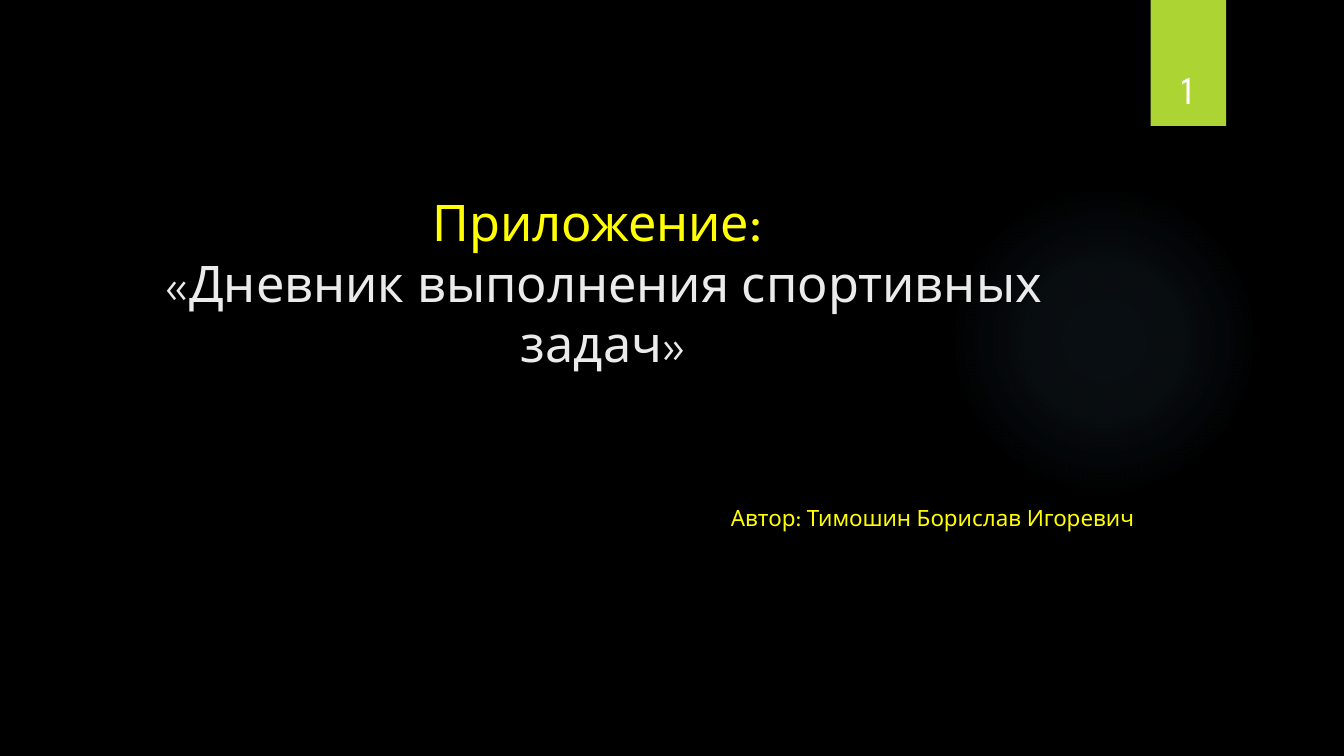
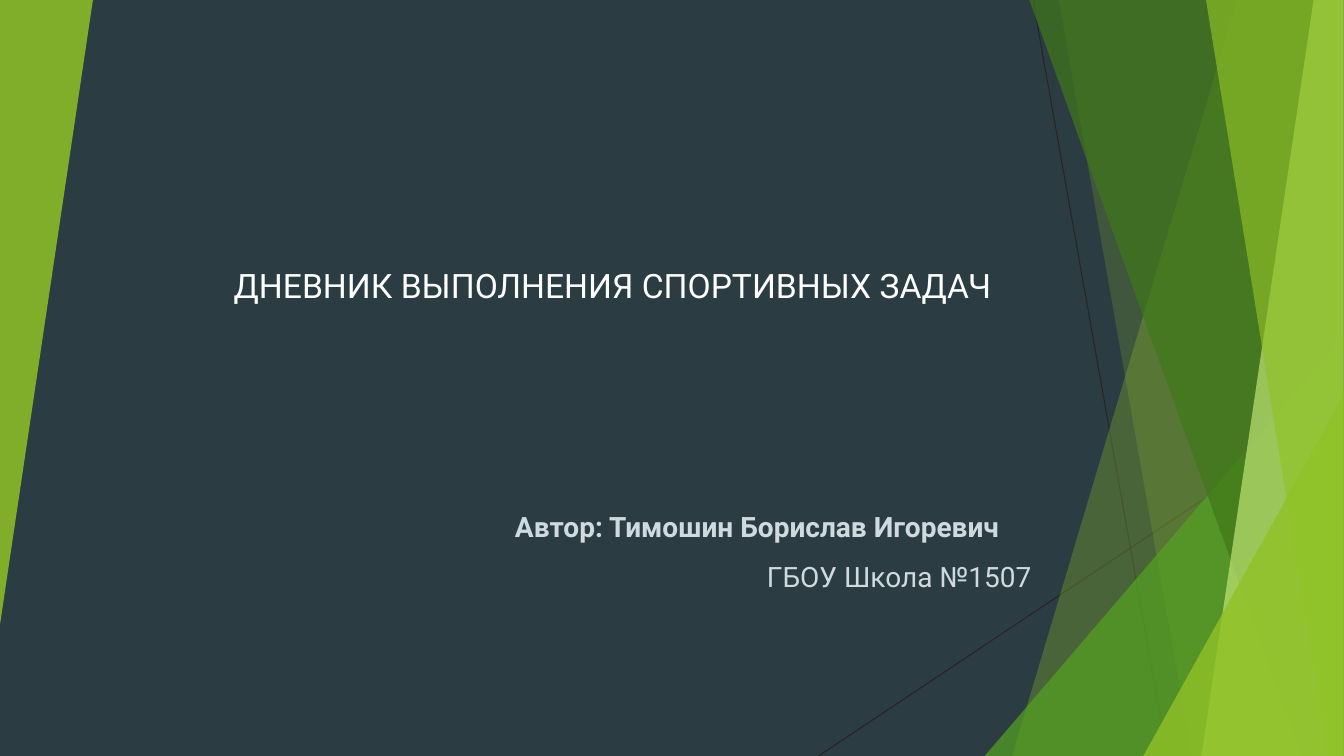
Before and after one commit to BorislavTimoshin/TaskCompletionDiary, a slide deck: slide 1 of description_project/Презентация.pptx. Drawn at 1344x756 pixels with LibreOffice and Linux fonts; fonts in the diff are those of the drawing; background and template pictures are left out. Boxes give left, top, right and bottom in pixels: in the first picture for what was removed or moved away, otherwise in the second. Text is boxed around its words. In the diff, an @@ line names an element or a change of style, - is before the commit and + after.

```diff
--- a/description_project/Презентация.pptx
+++ b/description_project/Презентация.pptx
@@ background picture (left out) to #2C3C43 @@
@@ group added at (x1=0, y1=0, x2=1344, y2=756): 5 freeform shapes, 3 triangles, 2 lines @@
@@ rectangle removed at (x1=1150, y1=0, x2=1226, y2=126) @@
@@ page number removed at (x1=1181, y1=78, x2=1193, y2=104) @@
-1
@@ ellipse removed at (x1=949, y1=185, x2=1259, y2=495) @@
@@ text "ДНЕВНИК ВЫПОЛНЕНИЯ СПОРТИВНЫХ ЗАДАЧ" at (x1=234, y1=273, x2=992, y2=304): vertical alignment bottom to top @@
@@ text at (x1=234, y1=273, x2=992, y2=304): text changed; size 36 to 24 pt; font League Spartan to Roboto; text colour #EBEBEB to #FFFFFF @@
-Приложение:
-«Дневник выполнения спортивных задач»
+ДНЕВНИК ВЫПОЛНЕНИЯ СПОРТИВНЫХ ЗАДАЧ
@@ text "Автор: Тимошин Борислав Игоревич" moved from (x1=731, y1=510, x2=1134, y2=531) to (x1=515, y1=517, x2=1032, y2=588) @@
@@ text at (x1=515, y1=517, x2=999, y2=543): size 16 to 20 pt, font League Spartan to Roboto, text colour #FFFF00 to #CFDADF, bold on in "Автор: Тимошин Борислав Игоревич"; alignment right to left; list level 2 to 1 in "Автор: Тимошин Борислав Игоревич"; line spacing 1 to 1.5 @@
@@ text at (x1=767, y1=567, x2=1032, y2=588): paragraph added @@
+ГБОУ Школа №1507
```
Also in this commit, not shown: 4 other slides changed, 5 slides added, 2 slides removed, 1 other file.
